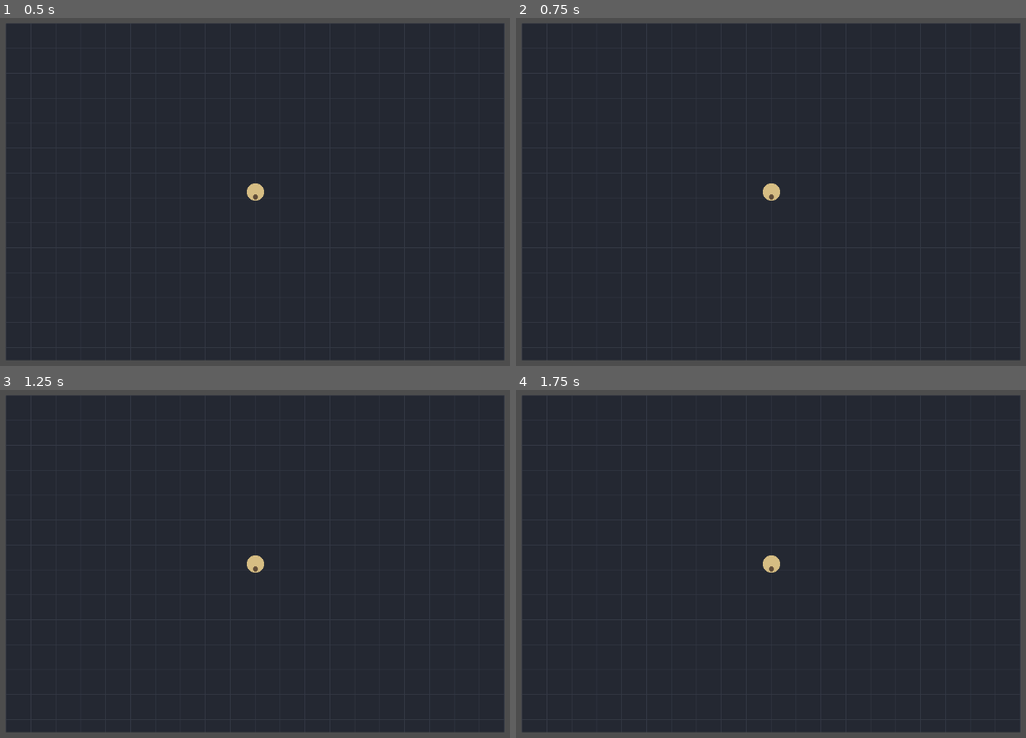
Above: before the commit, frames 1-4 (two rows, left to right).
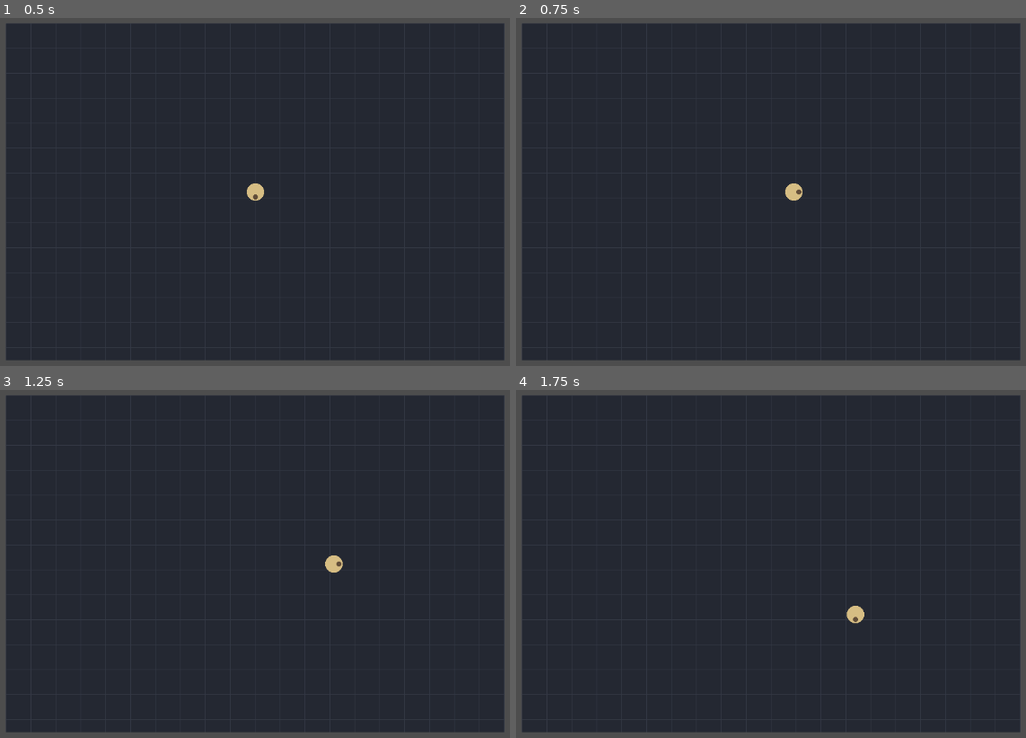
Above: after the commit, the same moments.

Repository: Jonty303/Project-Gauntlands
Game: Godot game, scene res://scenes/main.tscn
Same seed, same stepped clock (60 frames per second), same inputs: the game is played once before the commit and once after it.
Inputs:
- Up to frame 1 (0.5 s): no input
- Up to frame 2 (0.75 s): tap Enter at 0.5 s; hold D (move_right, bound only after the commit) from 0.53 s (still down)
- Up to frame 3 (1.25 s): keep holding D (move_right, bound only after the commit)
- Up to frame 4 (1.75 s): release D (move_right, bound only after the commit) at 1.28 s; hold S (move_down, bound only after the commit) from 1.28 s (still down)

Frame 1 is identical in both runs. In frame 2, 0.3% of the frame differs, in the area x 48-57%, y 47-53%; in frame 3, 0.3%; in frame 4, 0.3%, in the area x 48-69%, y 47-68%.

Commit message:
Wire player scene and movement input

Diff:
--- a/project.godot
+++ b/project.godot
@@ -1,11 +1,29 @@
 config_version=5
+
 [application]
 config/name="Project Gauntlands"
 run/main_scene="res://scenes/main.tscn"
 config/features=PackedStringArray("4.5", "GL Compatibility")
 
+[input]
+move_left={
+"deadzone": 0.2,
+"events": [Object(InputEventKey,"physical_keycode":65), Object(InputEventKey,"physical_keycode":4194319), Object(InputEventJoypadMotion,"axis":0,"axis_value":-1.0)]
+}
+move_right={
+"deadzone": 0.2,
+"events": [Object(InputEventKey,"physical_keycode":68), Object(InputEventKey,"physical_keycode":4194321), Object(InputEventJoypadMotion,"axis":0,"axis_value":1.0)]
+}
+move_up={
+"deadzone": 0.2,
+"events": [Object(InputEventKey,"physical_keycode":87), Object(InputEventKey,"physical_keycode":4194320), Object(InputEventJoypadMotion,"axis":1,"axis_value":-1.0)]
+}
+move_down={
+"deadzone": 0.2,
+"events": [Object(InputEventKey,"physical_keycode":83), Object(InputEventKey,"physical_keycode":4194322), Object(InputEventJoypadMotion,"axis":1,"axis_value":1.0)]
+}
+
 [rendering]
-
 renderer/rendering_method="gl_compatibility"
 renderer/rendering_method.mobile="gl_compatibility"
 textures/default_filters/user_nearest_mipmap_filter=false
